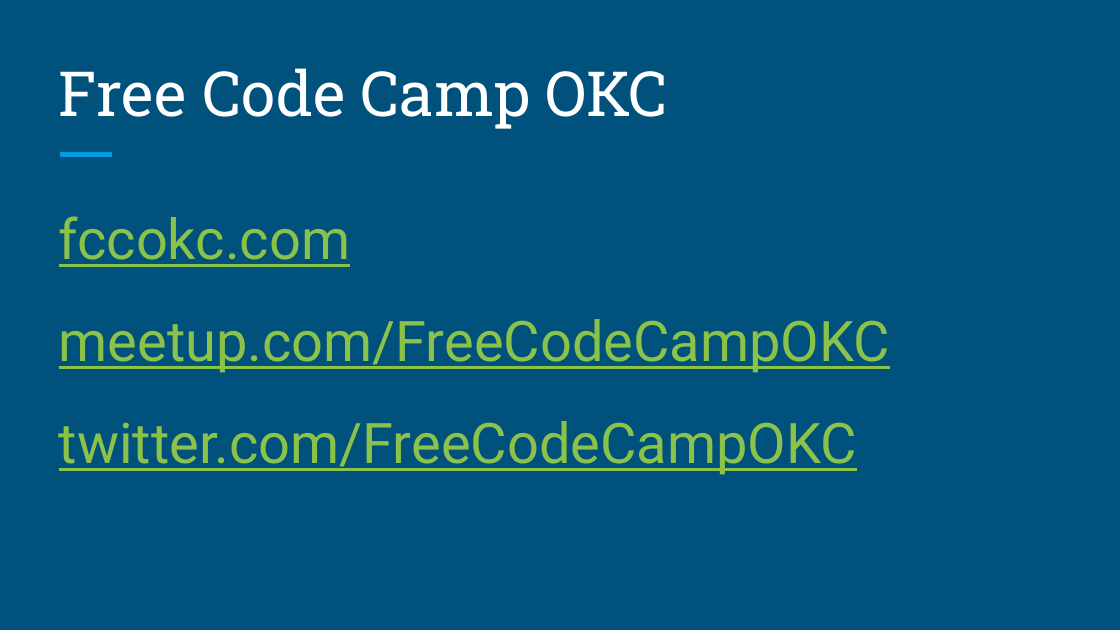
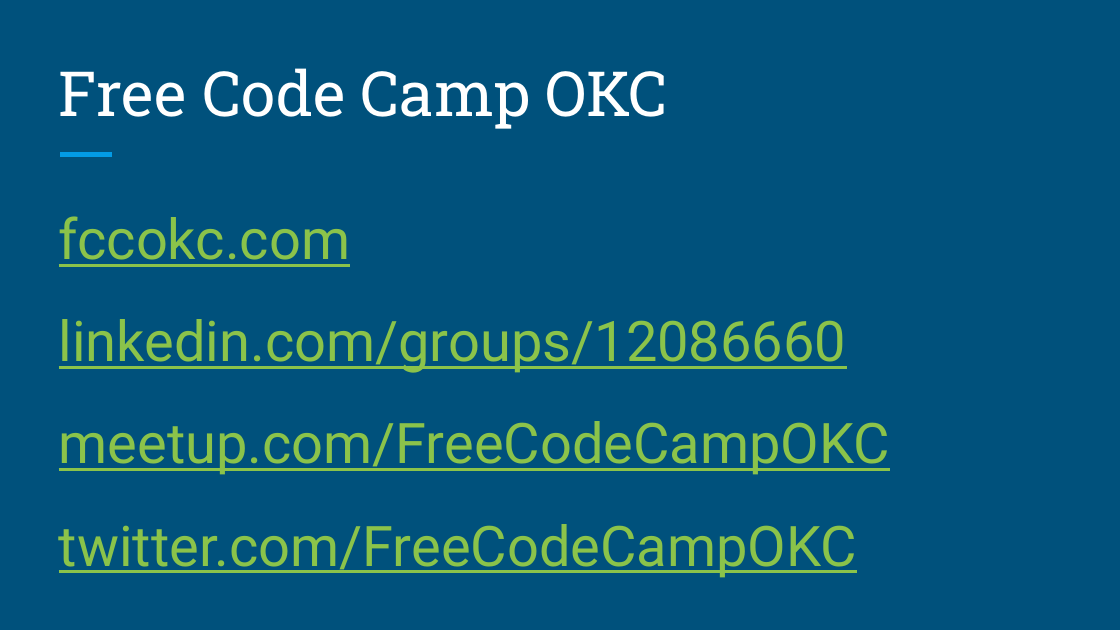
Before and after one commit to kacollins/slideshows, a slide deck: slide 2 of 2018-01-07 FreeCodeCamp OKC.pptx. Drawn at 1120x630 pixels with LibreOffice and Linux fonts; fonts in the diff are those of the drawing. Boxes give left, top, right and bottom in pixels: in the first picture for what was removed or moved away, otherwise in the second. Text is boxed around its words. In the diff, an @@ line names an element or a change of style, - is before the commit and + after.

Commit message:
Updated FreeCodeCampOKC PowerPoint

```diff
--- a/2018-01-07 FreeCodeCamp OKC.pptx
+++ b/2018-01-07 FreeCodeCamp OKC.pptx
@@ text at box(59, 319, 847, 373): paragraph added @@
+linkedin.com/groups/12086660
```
Also in this commit, not shown: 2 other slides changed.
